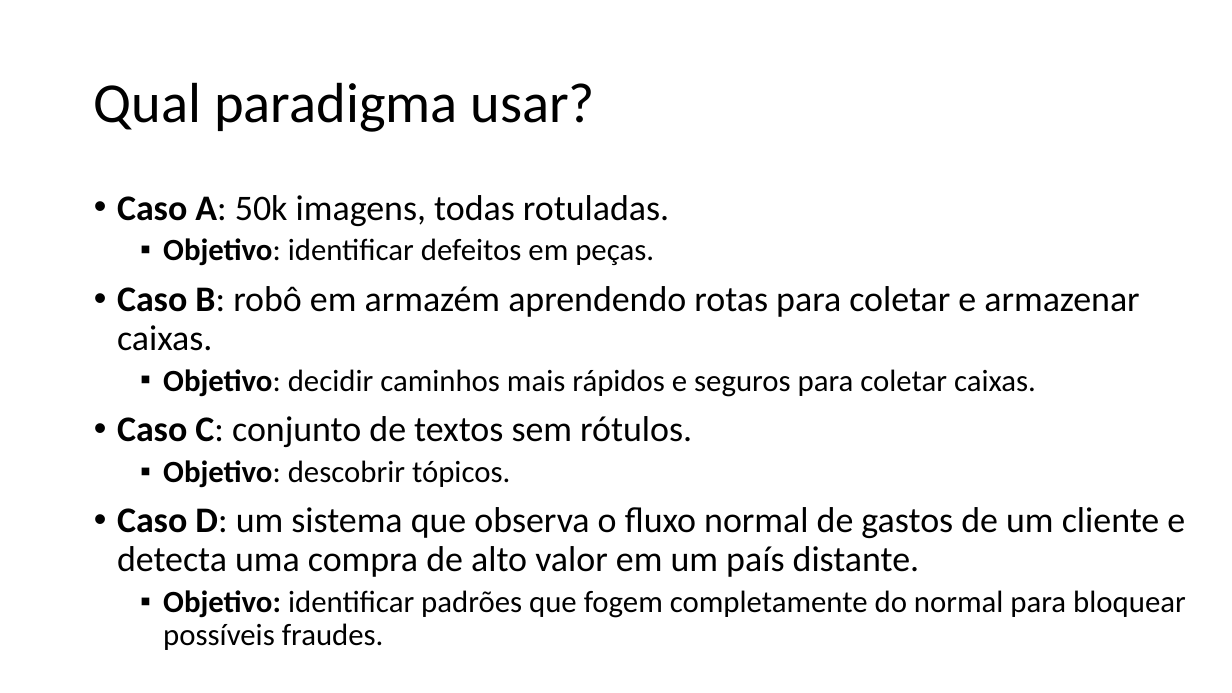
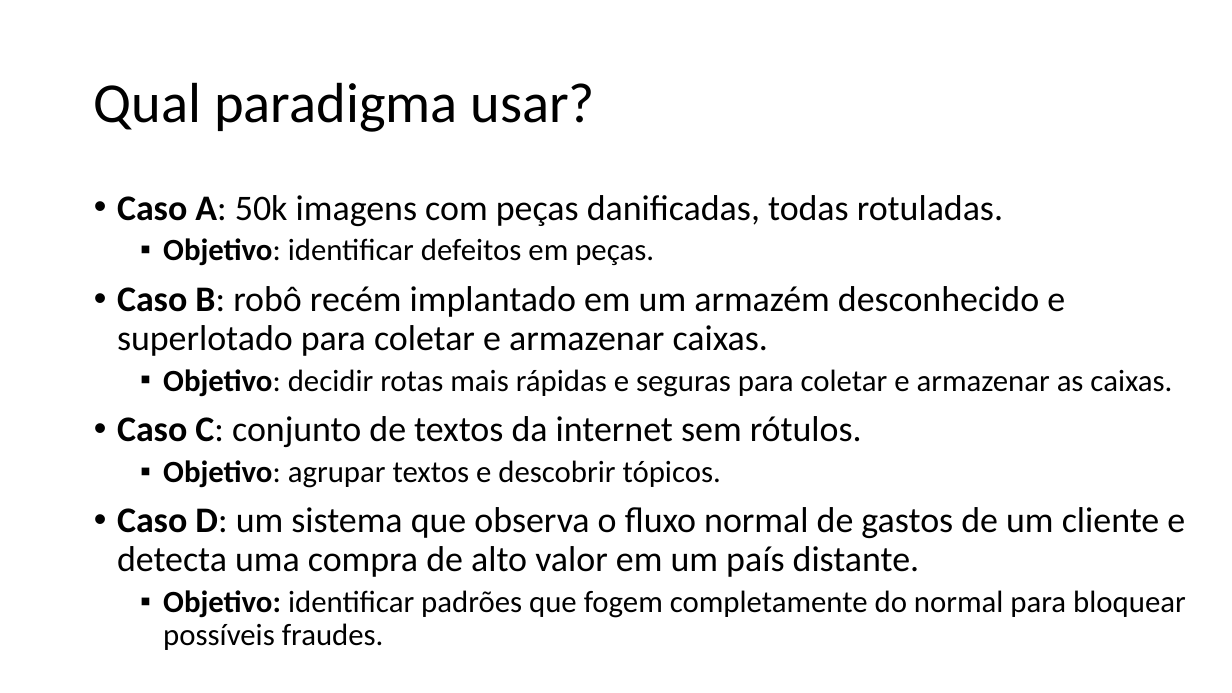
Before and after one commit to zz4fap/c24_inteligencia_artificial, a slide deck: slide 35 of slides/C24_Paradigmas.pptx (slide 27 before the commit). Drawn at 1232x693 pixels with LibreOffice and Linux fonts; fonts in the diff are those of the drawing. Boxes give left, top, right and bottom in pixels: in the first picture for what was removed or moved away, otherwise in the second. Text is boxed around its words. In the diff, an @@ line names an element or a change of style, - is before the commit and + after.

Commit message:
update of slides

```diff
--- a/slides/C24_Paradigmas.pptx
+++ b/slides/C24_Paradigmas.pptx
@@ text at (117,195,1003,226): text changed @@
-• Caso A: 50k imagens, todas rotuladas.
+• Caso A: 50k imagens com peças danificadas, todas rotuladas.
@@ text at (117,286,1172,488): text changed @@
-• Caso B: robô em armazém aprendendo rotas para coletar e armazenar caixas.
-  ▪ Objetivo: decidir caminhos mais rápidos e seguros para coletar caixas.
-• Caso C: conjunto de textos sem rótulos.
-  ▪ Objetivo: descobrir tópicos.
+• Caso B: robô recém implantado em um armazém desconhecido e superlotado para coletar e armazenar caixas.
+  ▪ Objetivo: decidir rotas mais rápidas e seguras para coletar e armazenar as caixas.
+• Caso C: conjunto de textos da internet sem rótulos.
+  ▪ Objetivo: agrupar textos e descobrir tópicos.
```
Also in this commit, not shown: 15 other slides changed, 10 slides added, 1 slide removed, 1 other file.
